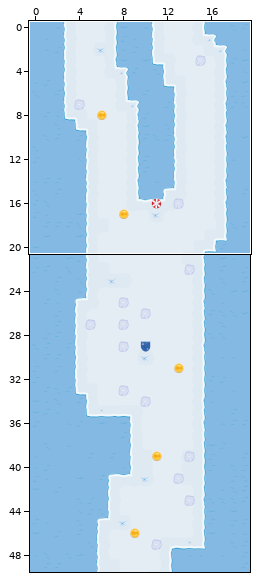
An edit to a level. Tiled map, android/assets/maps/blockA_C_1.tmx. The first picture is a wide view before the edit; the outline marks the close-up.
Close-up. Earlier state:
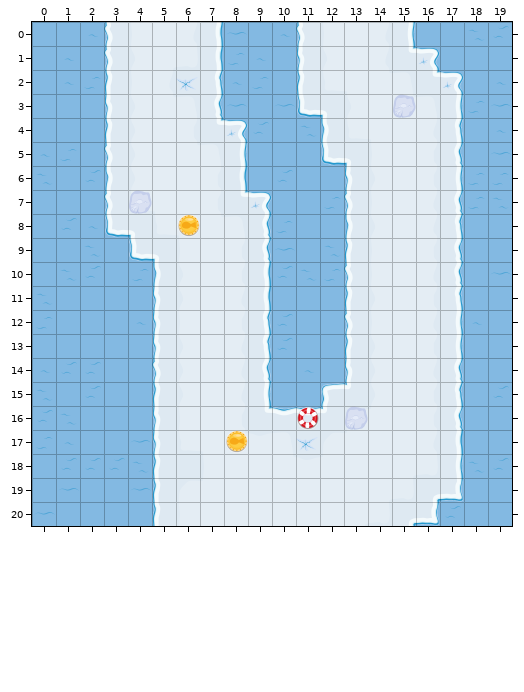
Cells are 160x160 px. Shown: x 0..19, y 0..20. The commit also changed other parts of the map, which this record leaves out.
And afterwards:
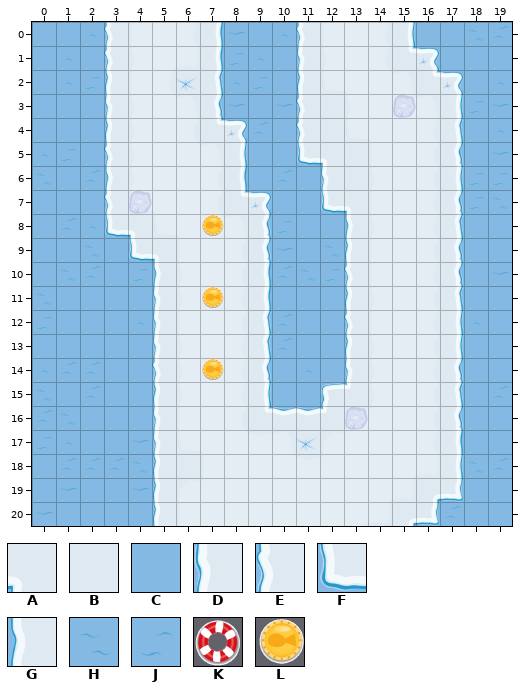
Key: from "Map v2": A 5, B 6, C 11, D 15, E 25, F 32, G 35, H 41, J 44, K 71, L 73.
_ is an empty cell.
Edits made:
{"where": "layer \"Floor\""}
{"y":3,"x":11,"old":"FA","new":"EB"}
{"y":4,"x":11,"old":"HG","new":"EB"}
{"y":5,"x":11,"old":"CFA","new":"FAB"}
{"y":6,"x":12,"old":"CD","new":"DB"}
{"y":7,"x":12,"old":"JE","new":"FA"}
{"where": "layer \"PickUps\""}
{"y":8,"x":6,"old":"L_","new":"_L"}
{"y":11,"x":7,"old":"_","new":"L"}
{"y":14,"x":7,"old":"_","new":"L"}
{"y":16,"x":11,"old":"K","new":"_"}
{"y":17,"x":8,"old":"L","new":"_"}
{"label":"changed","picture_box":[296,94,353,214]}
{"label":"changed","picture_box":[178,214,224,237]}
{"label":"added","picture_box":[202,286,224,309]}
{"label":"added","picture_box":[202,358,224,381]}
{"label":"removed","picture_box":[297,407,319,430]}
{"label":"removed","picture_box":[226,430,248,453]}
